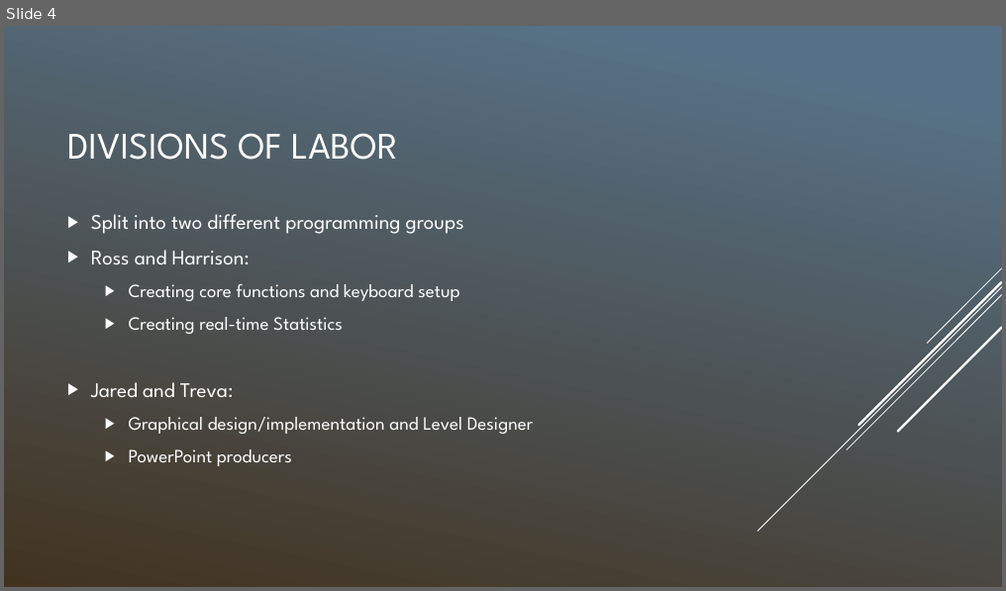
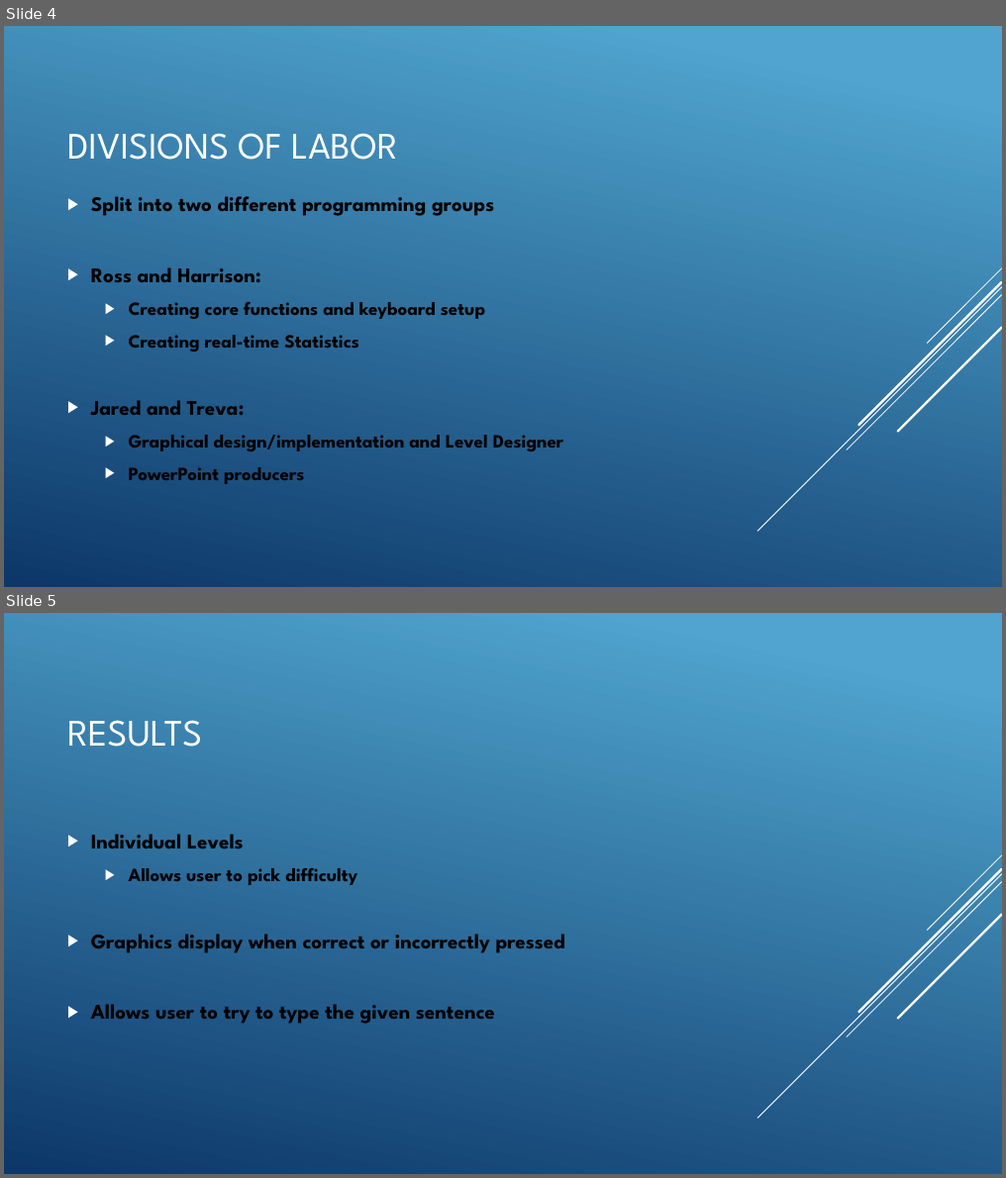
Before and after one commit to Harrison-Palmer/Typing-Tutor, a slide deck: TypingTutorFinal.pptx. Shown one above the other, each under a label of ours: slide 4 before the commit, slides 4 and 5 after it. The pictures are 1006x591 and 1006x1178 pixels, drawn with LibreOffice and Linux fonts; fonts in the diff are those of the drawing. Boxes give left, top, right and bottom in pixels: in the first picture for what was removed or moved away, otherwise in the second. Text is boxed around its words. In the diff, an @@ line names an element or a change of style, - is before the commit and + after.

```diff
--- a/TypingTutorFinal.pptx
+++ b/TypingTutorFinal.pptx
@@ slide 5 added at box(4, 613, 1002, 1174), background gradient #51A5CF to #0D3868; not listed: 5 template elements that a slide beside it also shows @@
@@ title added at box(67, 720, 202, 747), 36 pt, text #FFFFFF @@
+RESULTS
@@ text added at box(91, 834, 566, 1024), 20 pt, text #000000, bold @@
+▶ Individual Levels
+  ▶ Allows user to pick difficulty
+▶ Graphics display when correct or incorrectly pressed
+▶ Allows user to try to type the given sentence
@@ slide 4 changed as well @@
@@ background gradient #577188 to #433320 to gradient #51A5CF to #0D3868 @@
@@ text "Split into two different programming ..." at box(91, 196, 564, 484): text colour #FFFFFF to #000000, bold on @@
```
Also in this commit, not shown: 4 other slides changed, 1 other slide added, 2 slides removed.
